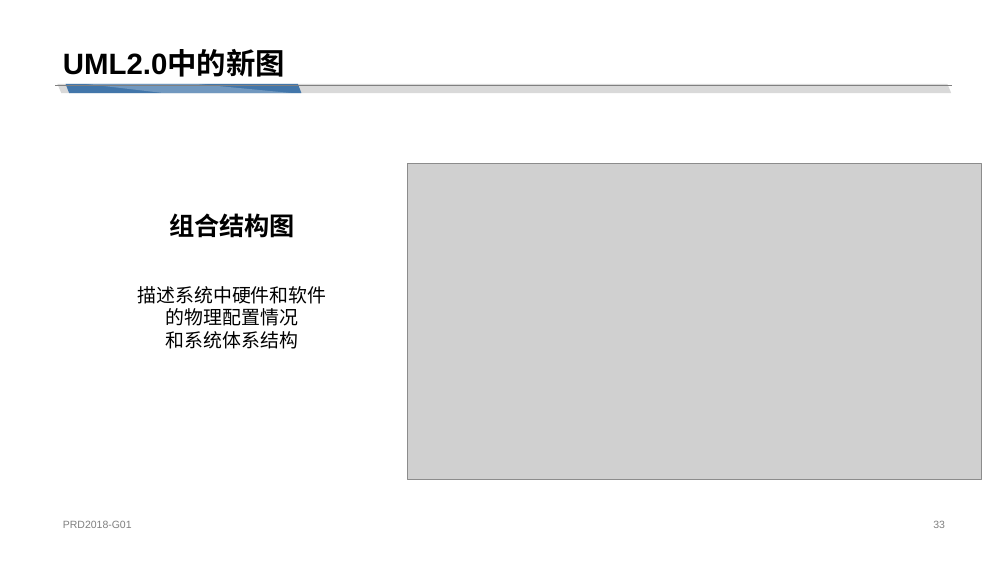
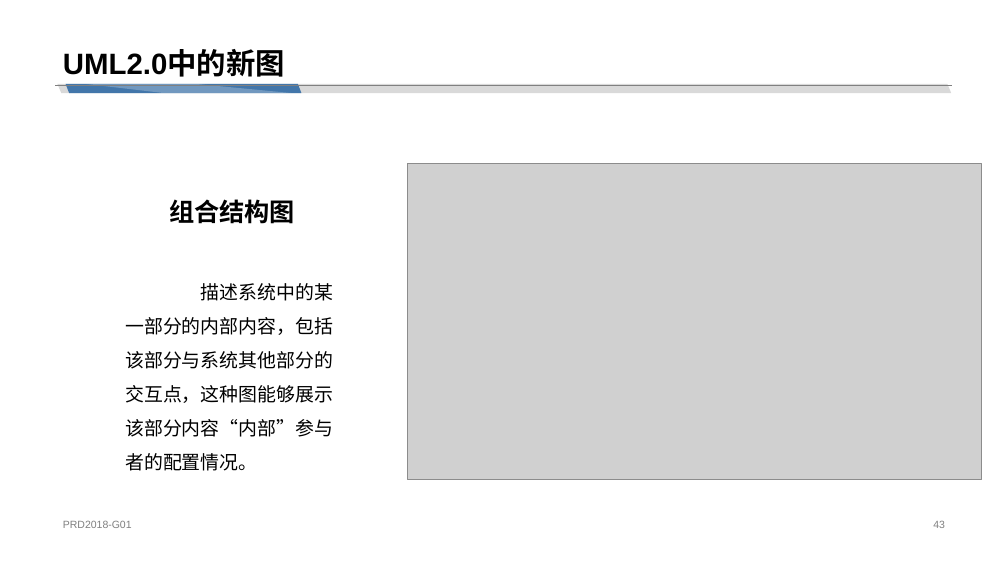
Before and after one commit to cchello/PRD2018-G01, a slide deck: slide 43 of 非受控文档/陈铉文/UML概述.pptx (slide 33 before the commit). Drawn at 1008x567 pixels with LibreOffice and Linux fonts; fonts in the diff are those of the drawing; grey boxes stand for pictures. Boxes give left, top, right and bottom in pixels: in the first picture for what was removed or moved away, otherwise in the second. Text is boxed around its words. In the diff, an @@ line names an element or a change of style, - is before the commit and + after.

```diff
--- a/非受控文档/陈铉文/UML概述.pptx
+++ b/非受控文档/陈铉文/UML概述.pptx
@@ text "组合结构图": place and size @@
-text "组合结构图" at (169, 213, 295, 238)
+text "组合结构图" at (169, 199, 295, 224)
@@ text at (125, 283, 333, 471): text changed @@
-描述系统中硬件和软件
-的物理配置情况
-和系统体系结构
+描述系统中的某一部分的内部内容，包括该部分与系统其他部分的交互点，这种图能够展示该部分内容“内部”参与者的配置情况。
@@ page number at (933, 521, 945, 528): text changed @@
-33
+43
```
Also in this commit, not shown: 16 other slides changed, 12 slides added.
